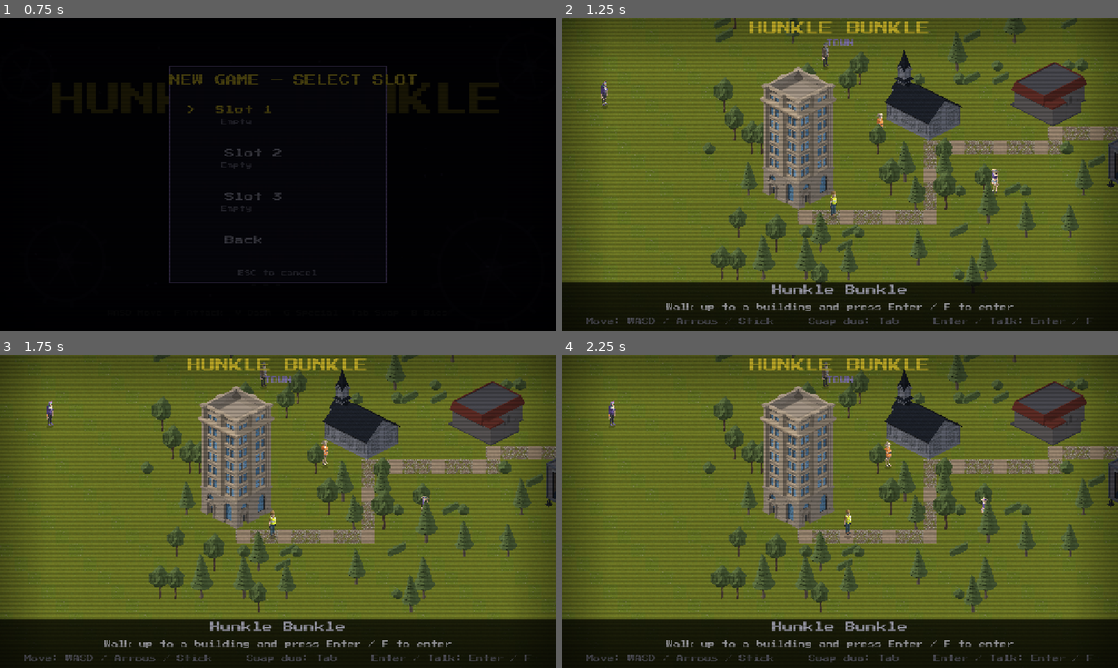
Above: before the commit, frames 1-4 (two rows, left to right).
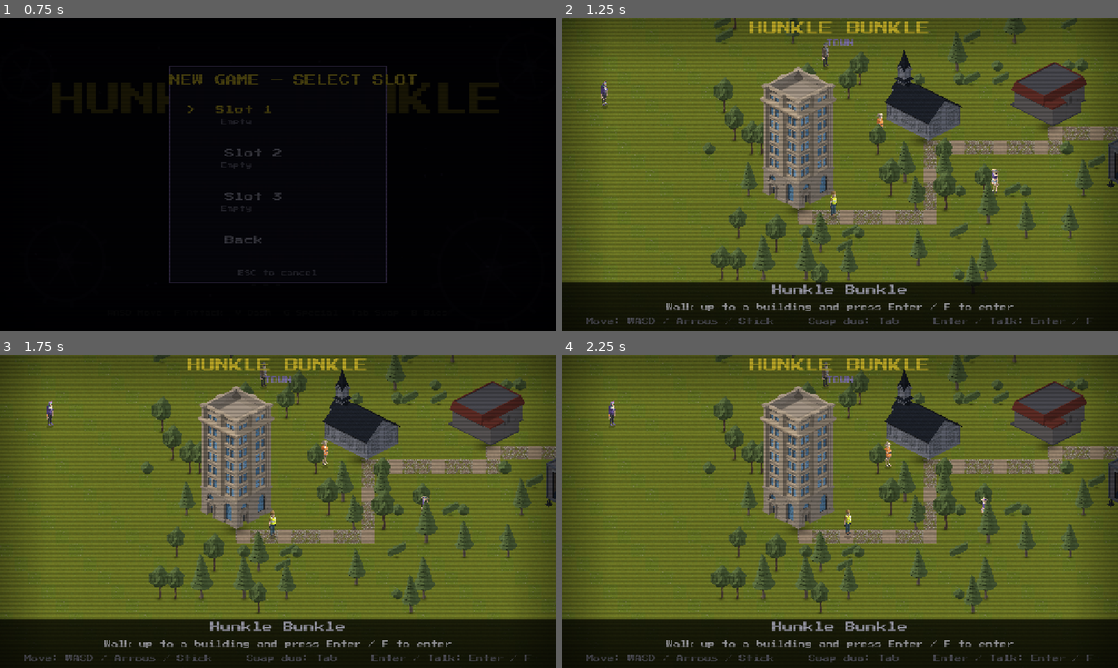
Above: after the commit, the same moments.

Repository: dougreichard/rpg_game
Game: Godot game, scene res://scenes/ui/TitleScreen.tscn
The game is run twice, just before and just after one commit, with the same random seed, the same clock (stepped at 60 frames per second) and the same inputs.
Inputs (mouse positions are in pixels of both pictures, inside the frame that each line leads up to):
- Up to frame 1 (0.75 s): tap Enter (ui_accept) at 0.5 s; move the mouse to (400, 158) at 0.52 s; hold D (move_right) from 0.53 s (still down); hold Enter (ui_accept) from 0.53 s (still down); click (400, 158) at 0.67 s
- Up to frame 2 (1.25 s): keep holding D (move_right); keep holding Enter (ui_accept)
- Up to frame 3 (1.75 s): release D (move_right) at 1.25 s; release Enter (ui_accept) at 1.25 s; drag from (166, 527) to (250, 574) at 1.27 s
- Up to frame 4 (2.25 s): tap Enter (ui_accept) at 2 s; move the mouse to (895, 442) at 2.02 s; hold D (move_right) from 2.03 s (still down); hold Enter (ui_accept) from 2.03 s (still down); tap B (bies_mode) at 2.1 s

Frame 1 is identical in both runs. In frame 2, 0.2% of the frame differs, in the area x 28-97%, y 3-84%; in frame 3, 0.2%; in frame 4, 0.2%.

Commit message:
Phase 6 polish: ground shadows + per-level mood lighting
- PlaceholderArt.make_shadow_texture() + overworld building/scatter-prop ground
  shadows (extends the character shadows so nothing floats).
- PlaceholderArt.add_mood_light(): a subtle per-level CanvasModulate tint
  (warm cinema/library, cool church/harbor, cyan VR, etc.); HUD is on separate
  CanvasLayers so it's unaffected. Wired into all 13 levels.

Co-Authored-By: Claude Opus 4.8 <noreply@anthropic.com>

Diff:
--- a/scripts/levels/carnival.gd
+++ b/scripts/levels/carnival.gd
@@ -151,6 +151,7 @@
 func _ready() -> void:
 	_build_floor()
 	_build_walls()
+	PlaceholderArt.add_mood_light(self, LOCATION_ID)
 	GameManager.register_players_with_preference(quinn, erin)
 	hud.setup(quinn, erin)
 	_cd_scale = GameManager.companion_cooldown_scale()
--- a/scripts/levels/clocktower.gd
+++ b/scripts/levels/clocktower.gd
@@ -111,6 +111,7 @@
 func _ready() -> void:
 	_build_floor()
 	_build_walls()
+	PlaceholderArt.add_mood_light(self, LOCATION_ID)
 	GameManager.register_players_with_preference(quinn, ben)
 	hud.setup(quinn, ben)
 	quinn.special_used.connect(_on_special_used)
--- a/scripts/levels/grand_marquee_cinema.gd
+++ b/scripts/levels/grand_marquee_cinema.gd
@@ -183,6 +183,7 @@
 func _ready() -> void:
 	_build_floor()
 	_build_walls()
+	PlaceholderArt.add_mood_light(self, LOCATION_ID)
 	GameManager.register_players_with_preference(quinn, ben)
 	hud.setup(quinn, ben)
 	quinn.special_used.connect(_on_special_used)
--- a/scripts/levels/harbor_docks.gd
+++ b/scripts/levels/harbor_docks.gd
@@ -143,6 +143,7 @@
 func _ready() -> void:
 	_build_floor()
 	_build_walls()
+	PlaceholderArt.add_mood_light(self, LOCATION_ID)
 	GameManager.register_players_with_preference(quinn, evan)
 	hud.setup(quinn, evan)
 	_cd_scale = GameManager.companion_cooldown_scale()
--- a/scripts/levels/iron_strings_gym.gd
+++ b/scripts/levels/iron_strings_gym.gd
@@ -115,6 +115,7 @@
 func _ready() -> void:
 	_build_floor()
 	_build_walls()
+	PlaceholderArt.add_mood_light(self, LOCATION_ID)
 	GameManager.register_players_with_preference(quinn, evan)
 	hud.setup(quinn, evan)
 	_cd_scale = GameManager.companion_cooldown_scale()
--- a/scripts/levels/library_archive.gd
+++ b/scripts/levels/library_archive.gd
@@ -141,6 +141,7 @@
 func _ready() -> void:
 	_build_floor()
 	_build_walls()
+	PlaceholderArt.add_mood_light(self, LOCATION_ID)
 	GameManager.register_players_with_preference(erin, ethan)
 	hud.setup(erin, ethan)
 	_cd_scale = GameManager.companion_cooldown_scale()
--- a/scripts/levels/old_parish_church.gd
+++ b/scripts/levels/old_parish_church.gd
@@ -252,6 +252,7 @@
 func _ready() -> void:
 	_build_floor()
 	_build_walls()
+	PlaceholderArt.add_mood_light(self, LOCATION_ID)
 	_build_props()
 	GameManager.register_players_with_preference(quinn, erin)
 	hud.setup(quinn, erin)
--- a/scripts/levels/pipe_organ_works.gd
+++ b/scripts/levels/pipe_organ_works.gd
@@ -128,6 +128,7 @@
 	_build_office_wing()
 	_build_floor()
 	_build_walls()
+	PlaceholderArt.add_mood_light(self, LOCATION_ID)
 	GameManager.register_players_with_preference(quinn, erin)
 	hud.setup(quinn, erin)
 	quinn.special_used.connect(_on_special_used)
--- a/scripts/levels/recording_studio.gd
+++ b/scripts/levels/recording_studio.gd
@@ -118,6 +118,7 @@
 func _ready() -> void:
 	_build_floor()
 	_build_walls()
+	PlaceholderArt.add_mood_light(self, LOCATION_ID)
 	GameManager.register_players_with_preference(quinn, ben)
 	hud.setup(quinn, ben)
 	quinn.special_used.connect(_on_special_used)
--- a/scripts/levels/the_drop.gd
+++ b/scripts/levels/the_drop.gd
@@ -143,6 +143,7 @@
 func _ready() -> void:
 	_build_floor()
 	_build_walls()
+	PlaceholderArt.add_mood_light(self, LOCATION_ID)
 	GameManager.register_players_with_preference(evan, ethan)
 	hud.setup(evan, ethan)
 	_cd_scale = GameManager.companion_cooldown_scale()
--- a/scripts/levels/underground_tunnels.gd
+++ b/scripts/levels/underground_tunnels.gd
@@ -176,6 +176,7 @@
 func _ready() -> void:
 	_build_floor()
 	_build_walls()
+	PlaceholderArt.add_mood_light(self, LOCATION_ID)
 	GameManager.register_players_with_preference(evan, ethan)
 	hud.setup(evan, ethan)
 	_cd_scale = GameManager.companion_cooldown_scale()
--- a/scripts/levels/vr_escape_room.gd
+++ b/scripts/levels/vr_escape_room.gd
@@ -148,6 +148,7 @@
 func _ready() -> void:
 	_build_floor()
 	_build_walls()
+	PlaceholderArt.add_mood_light(self, LOCATION_ID)
 	GameManager.register_players_with_preference(quinn, ethan)
 	hud.setup(quinn, ethan)
 	quinn.special_used.connect(_on_special_used)
--- a/scripts/levels/zip_line_park.gd
+++ b/scripts/levels/zip_line_park.gd
@@ -138,6 +138,7 @@
 func _ready() -> void:
 	_build_floor()
 	_build_walls()
+	PlaceholderArt.add_mood_light(self, LOCATION_ID)
 	GameManager.register_players_with_preference(ethan, ben)
 	hud.setup(ethan, ben)
 	ethan.special_used.connect(_on_special_used)
--- a/scripts/overworld/overworld_map.gd
+++ b/scripts/overworld/overworld_map.gd
@@ -380,6 +380,7 @@
 		spr.position = Vector2((anchor.x + size.x / 2.0) * TILE, (anchor.y + size.y) * TILE)
 		if not _is_unlocked(i):
 			spr.modulate = Color(0.5, 0.5, 0.55)  # dim locked locations
+		_add_ground_shadow(spr.position, size.x * TILE * 0.8)
 		add_child(spr)
 		_building_sprites[i] = spr
 
@@ -451,10 +452,21 @@
 	# Jitter within the tile so props don't sit on a rigid grid.
 	var jx: float = float((h >> 3) % TILE) - TILE / 2.0
 	spr.position = Vector2(tx * TILE + TILE / 2.0 + jx * 0.4, (ty + 1) * TILE)
+	_add_ground_shadow(spr.position, tex.get_width() * s * 0.55)
 	add_child(spr)
 
 func _hash2(x: int, y: int) -> int:
 	return absi((x * 73856093) ^ (y * 19349663))
+
+# Soft ground shadow under a billboard's feet. Added as a y-sorted root child at
+# the same position (call BEFORE adding the billboard so it sorts underneath).
+func _add_ground_shadow(pos: Vector2, width: float) -> void:
+	var sh := Sprite2D.new()
+	sh.texture = PlaceholderArt.make_shadow_texture()
+	var s: float = width / 64.0
+	sh.scale = Vector2(s, s * 0.42)
+	sh.position = pos
+	add_child(sh)
 
 # One StaticBody2D per building footprint so the duo can't walk through them —
 # the door tile (one row below the footprint) is left clear for entry.
--- a/scripts/systems/placeholder_art.gd
+++ b/scripts/systems/placeholder_art.gd
@@ -379,6 +379,51 @@
 const WALL_FACE_SHADE: Color = Color(0.40, 0.40, 0.45)  # shadowed front face
 const WALL_TOP_TINT: Color = Color(1.18, 1.18, 1.20)    # lit top surface
 
+# Soft round drop-shadow texture (radial alpha falloff), cached. Pair with a
+# Sprite2D flattened on Y (scale.y ~= 0.42) and placed at a billboard's feet so
+# buildings/props/characters read as standing on the ground instead of floating.
+static var _shadow_tex: Texture2D = null
+
+# Subtle per-level mood tint via a CanvasModulate on the level's default canvas
+# (the HUD lives on separate CanvasLayers, so it's unaffected). Unifies the mixed
+# art under one mood and warms/cools each location. Tints are kept gentle.
+const MOOD_TINTS: Dictionary = {
+	"pipe_organ_works": Color(1.04, 0.98, 0.88),   # warm workshop lamps
+	"old_parish_church": Color(0.92, 0.94, 1.06),  # cool stone
+	"iron_strings_gym": Color(0.98, 0.99, 1.02),   # neutral-cool
+	"recording_studio": Color(0.93, 0.93, 1.04),   # cool studio
+	"clocktower": Color(0.96, 0.95, 1.04),          # cool dusk
+	"harbor_docks": Color(0.9, 0.97, 1.06),         # cool sea air
+	"library": Color(1.05, 0.99, 0.88),             # warm reading light
+	"carnival": Color(1.06, 0.97, 0.9),             # festive warm
+	"underground": Color(0.82, 0.87, 1.02),         # cold, dim
+	"zip_line": Color(1.0, 1.01, 0.94),             # bright daylight
+	"vr_room": Color(0.88, 0.98, 1.12),             # cyan tech glow
+	"the_drop": Color(1.02, 0.99, 0.9),             # warm outdoor
+	"grand_marquee": Color(1.07, 0.95, 0.82),       # warm cinema amber
+}
+
+static func add_mood_light(parent: Node, location_id: String) -> void:
+	if not MOOD_TINTS.has(location_id):
+		return
+	var cm := CanvasModulate.new()
+	cm.color = MOOD_TINTS[location_id]
+	parent.add_child(cm)
+
+static func make_shadow_texture() -> Texture2D:
+	if _shadow_tex != null:
+		return _shadow_tex
+	var size: int = 64
+	var img := Image.create(size, size, false, Image.FORMAT_RGBA8)
+	var c := Vector2(size / 2.0, size / 2.0)
+	for y: int in size:
+		for x: int in size:
+			var d: float = Vector2(x, y).distance_to(c) / (size / 2.0)
+			var a: float = clampf(1.0 - d, 0.0, 1.0)
+			img.set_pixel(x, y, Color(0.0, 0.0, 0.0, a * a * 0.5))
+	_shadow_tex = ImageTexture.create_from_image(img)
+	return _shadow_tex
+
 static func add_synty_wall_faces(wall_body: Node, size: Vector2, tex: Texture2D) -> void:
 	var front := Sprite2D.new()
 	front.texture = tex
